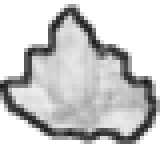
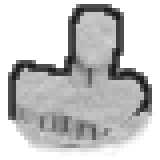
Revision of a layered (160, 160) image; what changed, layer by layer:
removed layer "outline" over [0, 4, 160, 144]
added layer "snow outline" above "snow" over [8, 4, 152, 148]
added layer "snow" above "Outline" over [8, 8, 156, 156]
added layer "Outline minor" above "Pasted Layer" over [32, 28, 140, 148]
renamed "QuartzCrystalC.png" to "Pasted Layer", painted on it over [0, 8, 156, 148]
